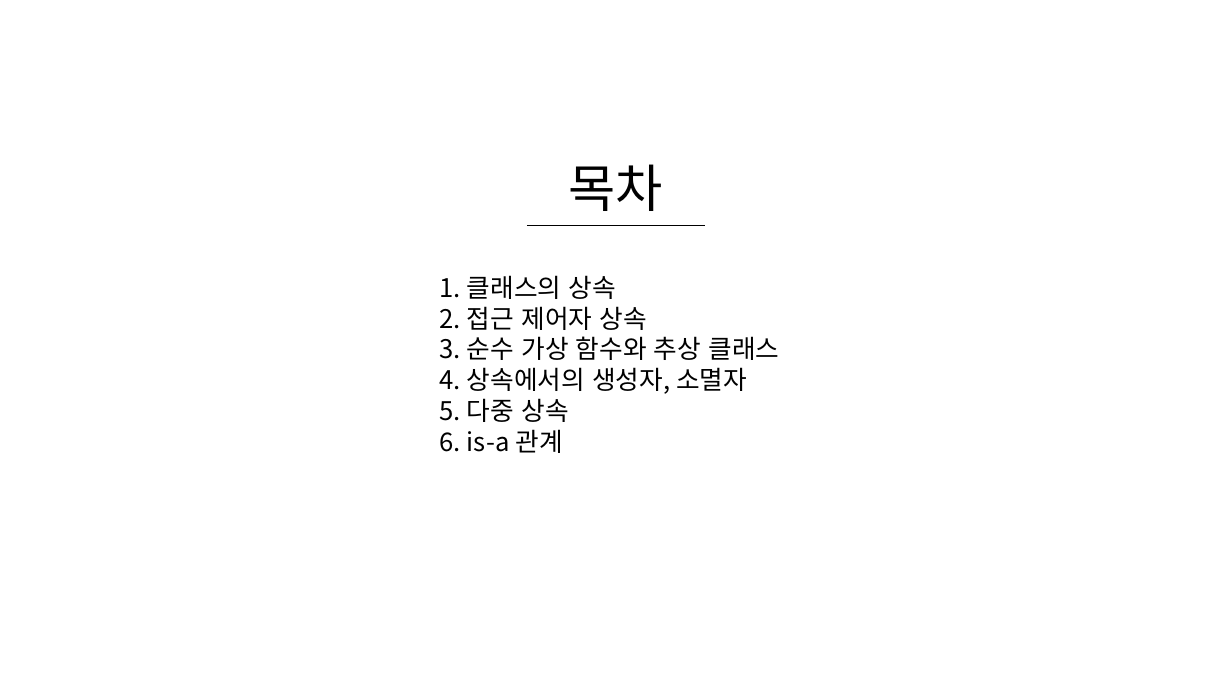
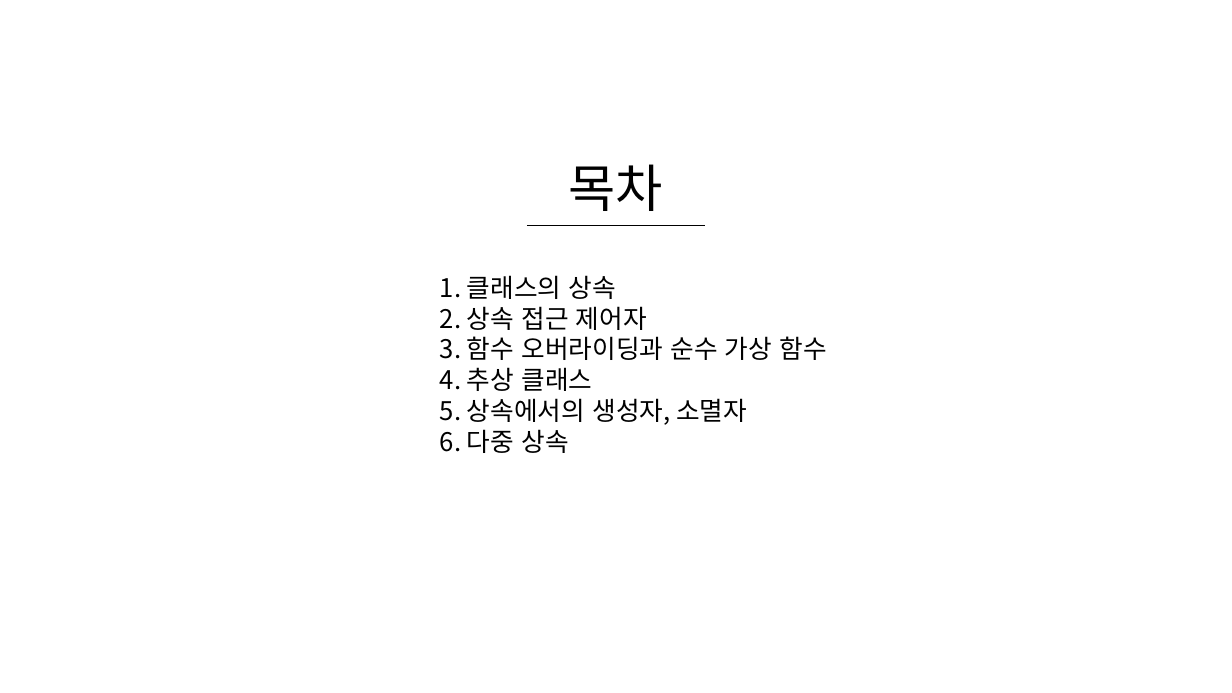
Before and after one commit to WooLyung/2021-RG-Lecture, a slide deck: slide 2 of 선행 자료/4 - C++ 상속.pptx. Drawn at 1232x693 pixels with LibreOffice and Linux fonts; fonts in the diff are those of the drawing. Boxes give left, top, right and bottom in pixels: in the first picture for what was removed or moved away, otherwise in the second. Text is boxed around its words. In the diff, an @@ line names an element or a change of style, - is before the commit and + after.

```diff
--- a/선행 자료/4 - C++ 상속.pptx
+++ b/선행 자료/4 - C++ 상속.pptx
@@ text at [440, 306, 826, 453]: text changed @@
-2. 접근 제어자 상속
-3. 순수 가상 함수와 추상 클래스
-4. 상속에서의 생성자, 소멸자
-5. 다중 상속
-6. is-a 관계
+2. 상속 접근 제어자
+3. 함수 오버라이딩과 순수 가상 함수
+4. 추상 클래스
+5. 상속에서의 생성자, 소멸자
+6. 다중 상속
```
Also in this commit, not shown: 1 other slide changed, 28 slides added, 2 other files.
